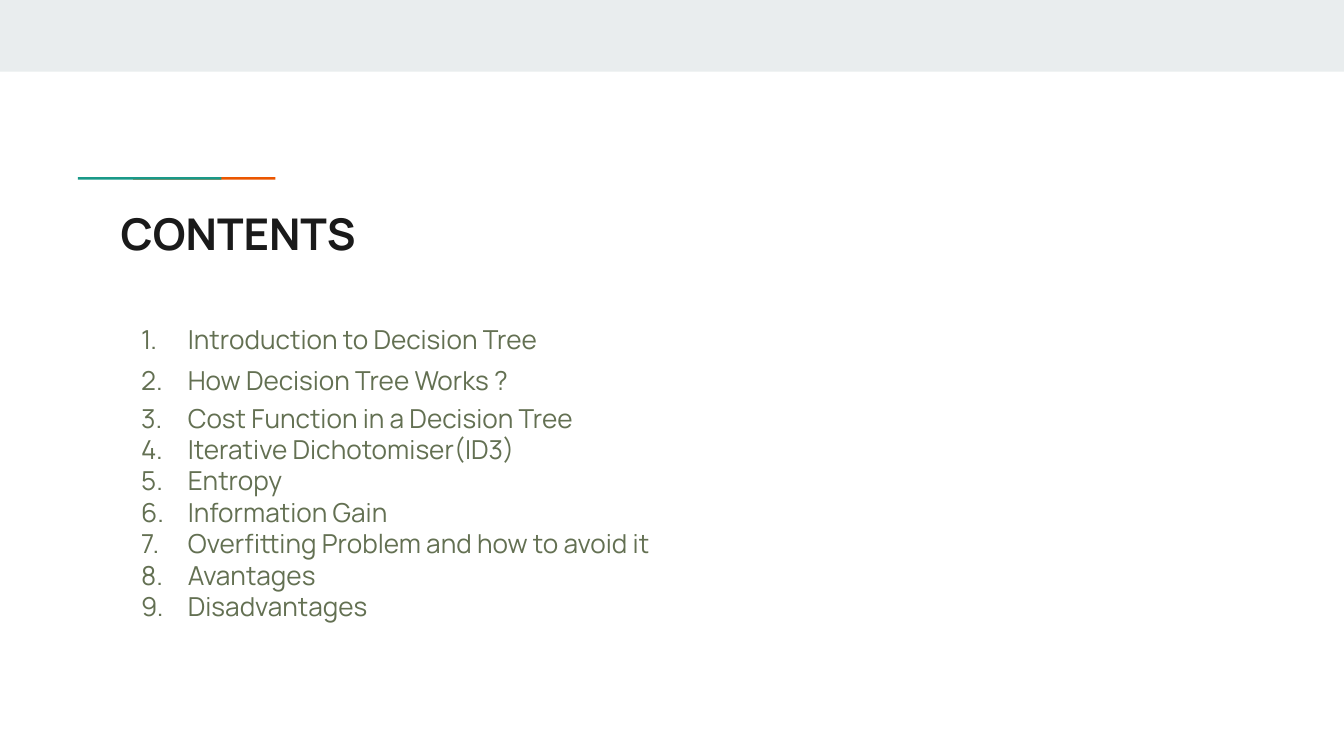
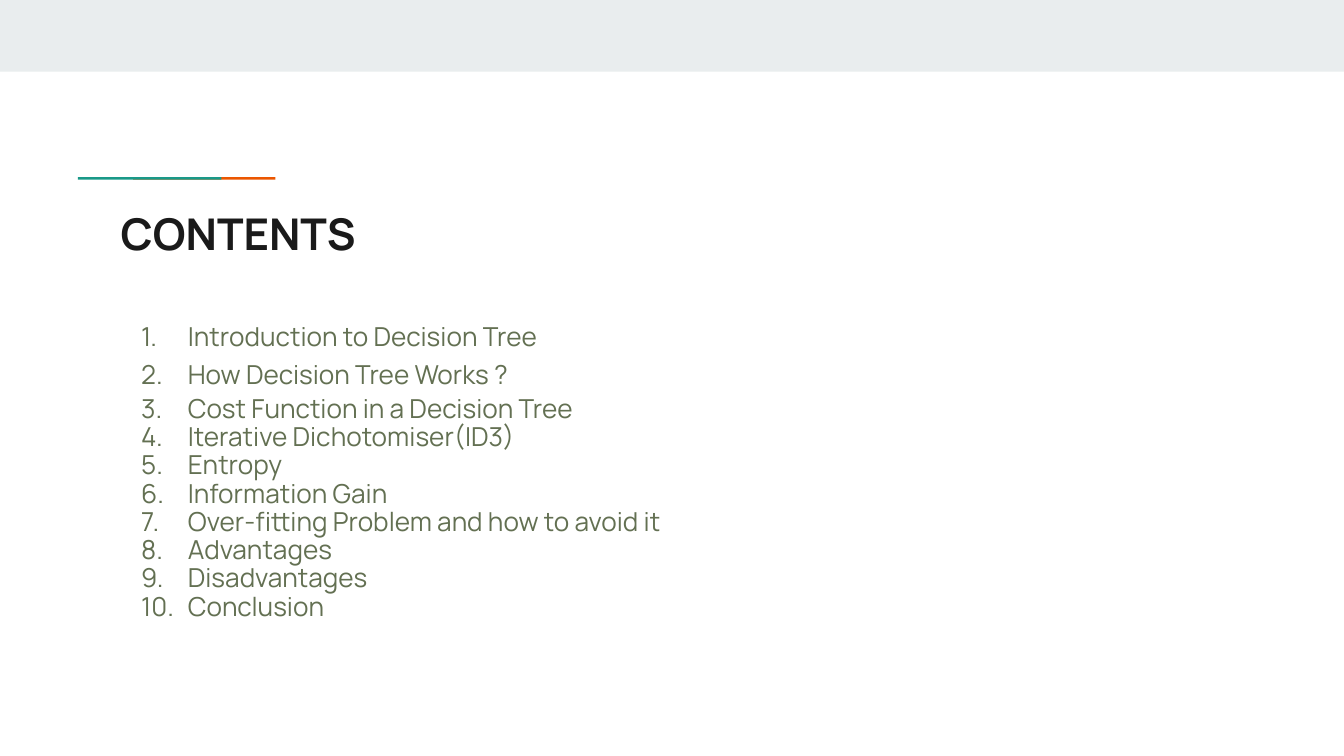
Before and after one commit to ananthu34/4902_Decision_Tree_ID3, a slide deck: slide 2 of Presentation/Decision Tree Classification __(ID3).pptx. Drawn at 1344x756 pixels with LibreOffice and Linux fonts; fonts in the diff are those of the drawing. Boxes give left, top, right and bottom in pixels: in the first picture for what was removed or moved away, otherwise in the second. Text is boxed around its words. In the diff, an @@ line names an element or a change of style, - is before the commit and + after.

```diff
--- a/Presentation/Decision Tree Classification __(ID3).pptx
+++ b/Presentation/Decision Tree Classification __(ID3).pptx
@@ text at [188,327,573,594]: line spacing 1.15 to 1.05; line spacing 1.3 to 1.2; line spacing 1.2 to 1.1; line spacing 1 to 0.9 @@
@@ text at [188,512,661,566]: text changed @@
-7. Overfitting Problem and how to avoid it
-8. Avantages
+7. Over-fitting Problem and how to avoid it
+8. Advantages
@@ text at [188,597,324,617]: paragraph added @@
+10. Conclusion
```
Also in this commit, not shown: 1 other slide changed.
